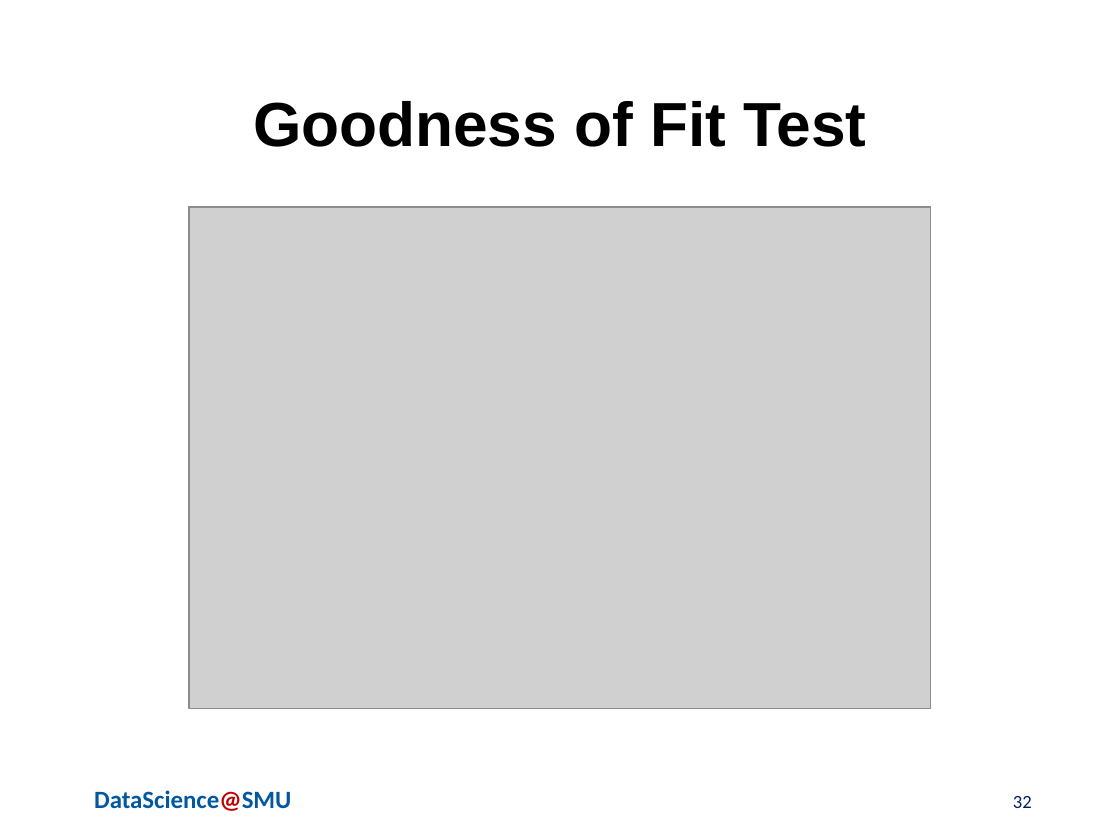
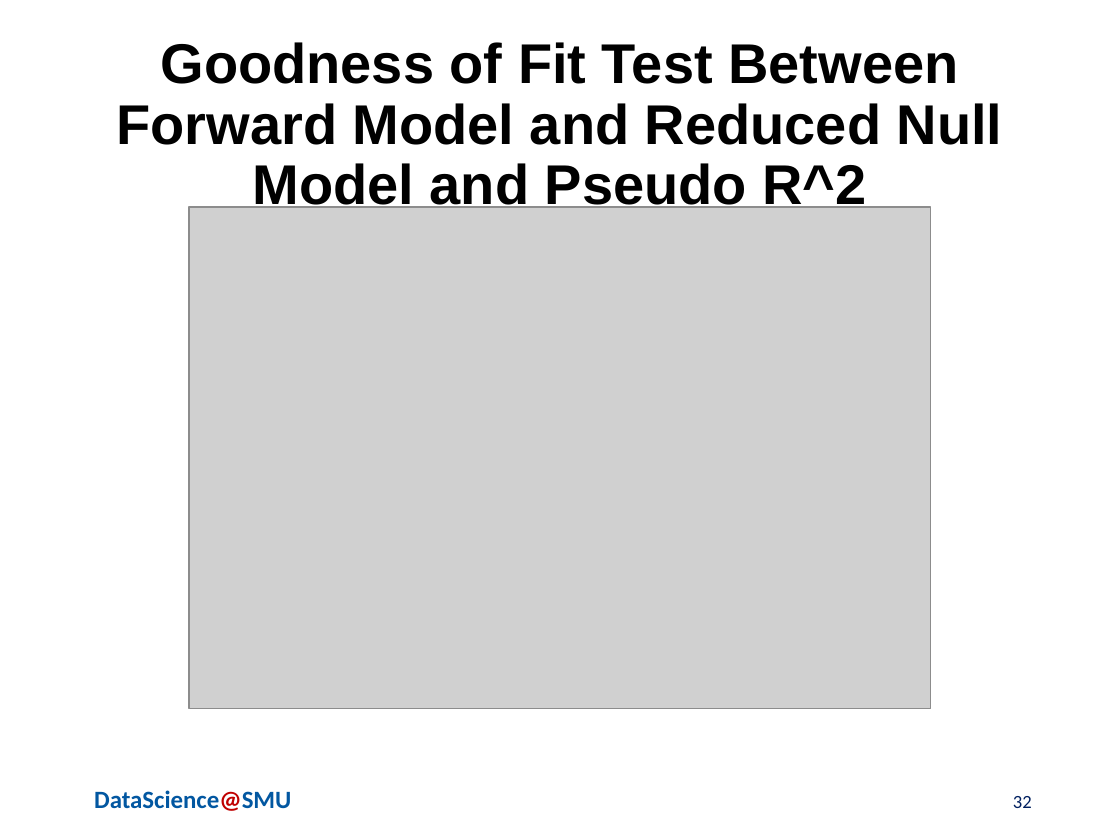
Before and after one commit to chaoshunh/SMU_MSDS, a slide deck: slide 32 of Doing_Data_Science/CaseStudy2/Reports/MSDSPresentationTemplatev0.1_2_2_2_2.pptx. Drawn at 1120x840 pixels with LibreOffice and Linux fonts; fonts in the diff are those of the drawing; grey boxes stand for pictures; background and template pictures are left out. Boxes give left, top, right and bottom in pixels: in the first picture for what was removed or moved away, otherwise in the second. Text is boxed around its words. In the diff, an @@ line names an element or a change of style, - is before the commit and + after.

```diff
--- a/Doing_Data_Science/CaseStudy2/Reports/MSDSPresentationTemplatev0.1_2_2_2_2.pptx
+++ b/Doing_Data_Science/CaseStudy2/Reports/MSDSPresentationTemplatev0.1_2_2_2_2.pptx
@@ title at (x1=117, y1=42, x2=1003, y2=214): text changed; size 40 to 36 pt @@
-Goodness of Fit Test
+Goodness of Fit Test Between Forward Model and Reduced Null Model and Pseudo R^2
```
Also in this commit, not shown: 9 other slides changed, 3 slides added, 4 slides removed.
